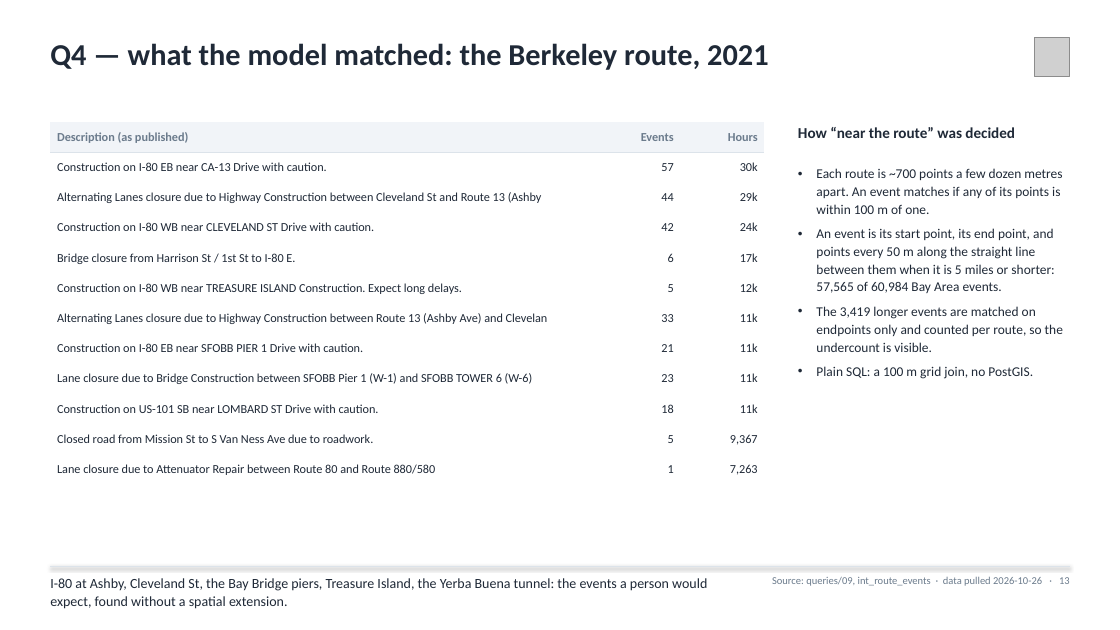
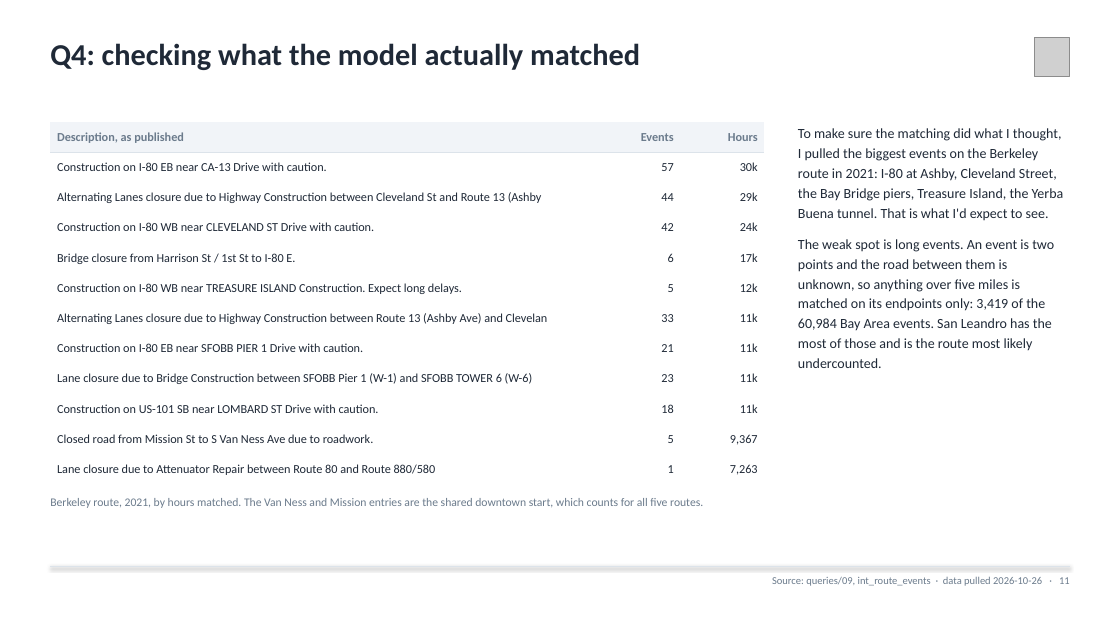
Before and after one commit to agmcdonald24/aurura_case, a slide deck: slide 11 of reports/Aurora_Construction_Take_Home.pptx (slide 13 before the commit). Drawn at 1120x630 pixels with LibreOffice and Linux fonts; fonts in the diff are those of the drawing; grey boxes stand for pictures. Boxes give left, top, right and bottom in pixels: in the first picture for what was removed or moved away, otherwise in the second. Text is boxed around its words. In the diff, an @@ line names an element or a change of style, - is before the commit and + after.

```diff
--- a/reports/Aurora_Construction_Take_Home.pptx
+++ b/reports/Aurora_Construction_Take_Home.pptx
@@ text at [50,43,640,70]: text changed @@
-Q4 — what the model matched: the Berkeley route, 2021
+Q4: checking what the model actually matched
@@ table at [50,122,765,485] @@
-row 1, column 1: Description (as published)
+row 1, column 1: Description, as published
@@ text at [798,128,1064,368]: text changed; size 11.5 to 12 pt @@
-• Each route is ~700 points a few dozen metres apart. An event matches if any of its points is within 100 m of one.
-• An event is its start point, its end point, and points every 50 m along the straight line between them when it is 5 miles or shorter: 57,565 of 60,984 Bay Area events.
-• The 3,419 longer events are matched on endpoints only and counted per route, so the undercount is visible.
-• Plain SQL: a 100 m grid join, no PostGIS.
+To make sure the matching did what I thought, I pulled the biggest events on the Berkeley route in 2021: I-80 at Ashby, Cleveland Street, the Bay Bridge piers, Treasure Island, the Yerba Buena tunnel. That is what I'd expect to see.
+The weak spot is long events. An event is two points and the road between them is unknown, so anything over five miles is matched on its endpoints only: 3,419 of the 60,984 Bay Area events. San Leandro has the most of those and is the route most likely undercounted.
@@ text removed at [798,127,1015,138] @@
-How “near the route” was decided
@@ text added at [50,498,703,508], 10 pt, text #6B7B8C @@
+Berkeley route, 2021, by hours matched. The Van Ness and Mission entries are the shared downtown start, which counts for all five routes.
@@ text removed at [50,578,707,609] @@
-I-80 at Ashby, Cleveland St, the Bay Bridge piers, Treasure Island, the Yerba Buena tunnel: the events a person would expect, found without a spatial extension.
```
Also in this commit, not shown: 9 other slides changed, 5 slides added, 7 slides removed, 36 other files.
